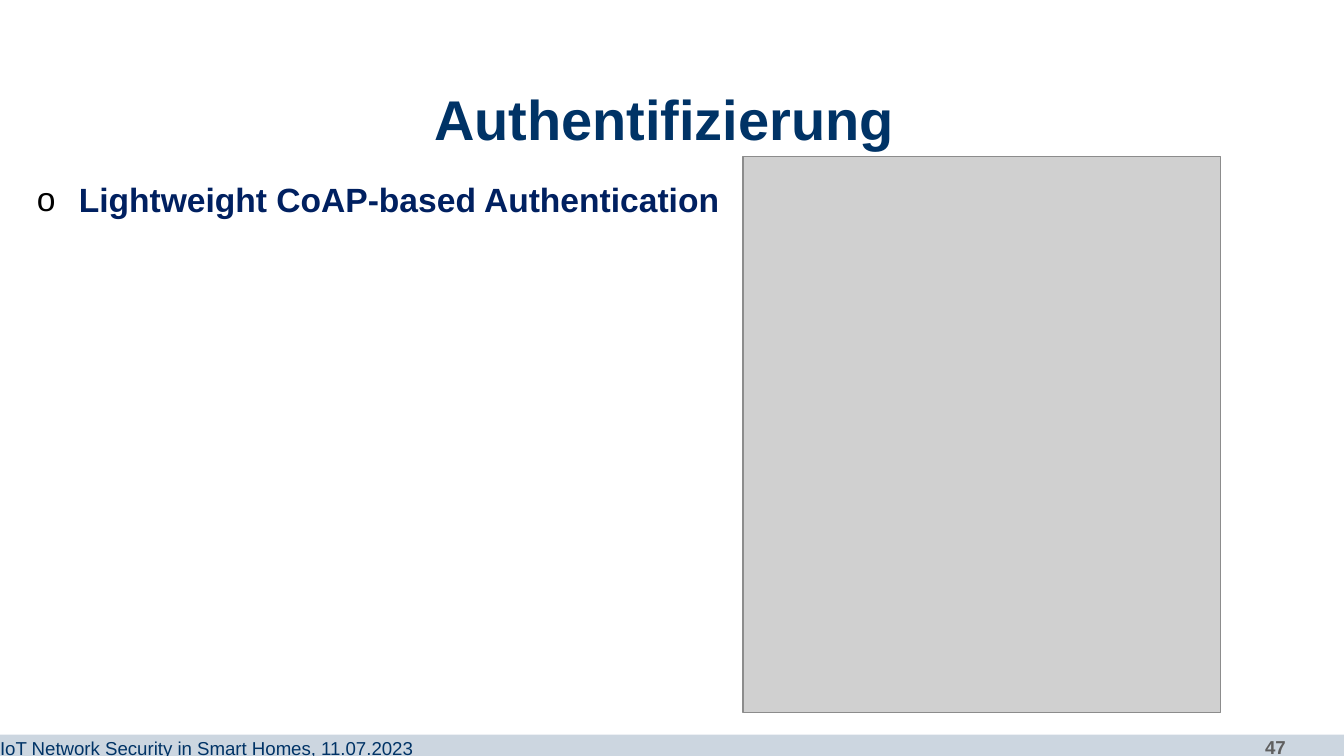
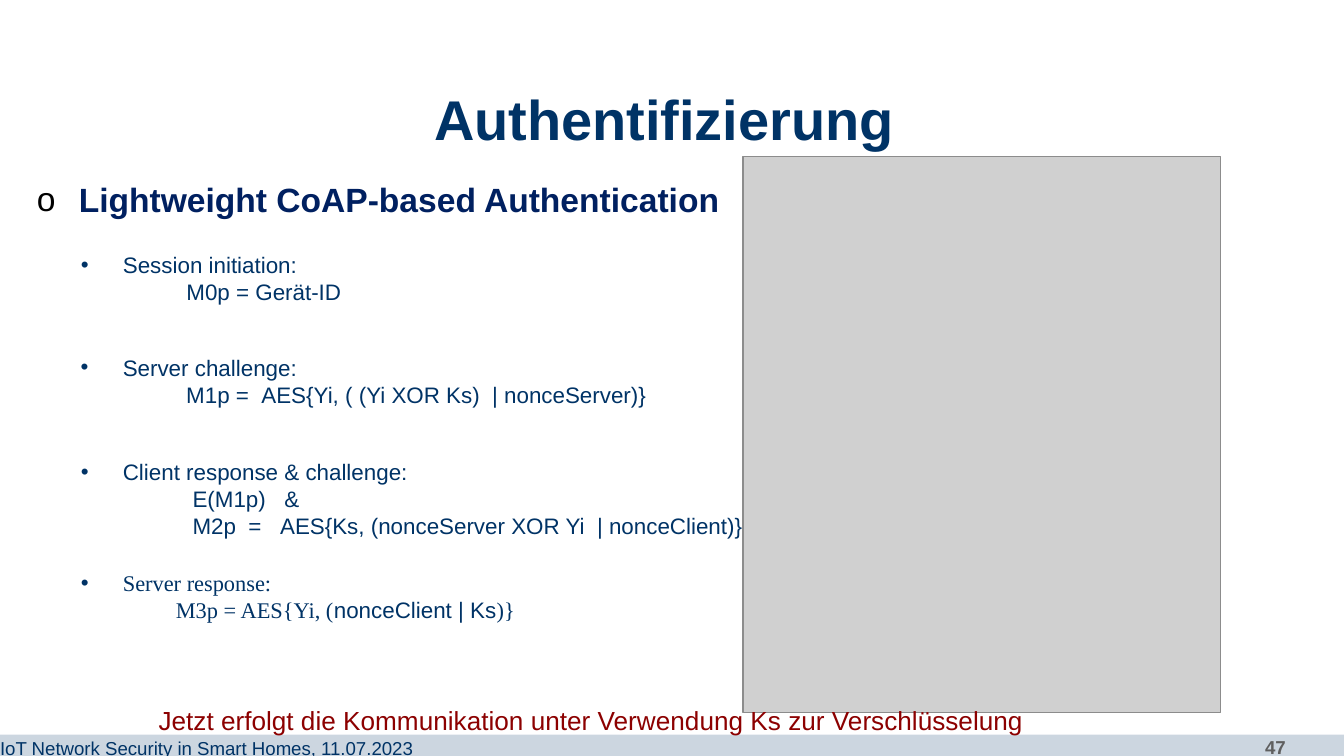
Before and after one commit to aimanalhazmi/IoT_Network_Security, a slide deck: slide 47 of Abschlusspräsentation/IoT_Network_Security.pptx. Drawn at 1344x756 pixels with LibreOffice and Linux fonts; fonts in the diff are those of the drawing; grey boxes stand for pictures; background and template pictures are left out. Boxes give left, top, right and bottom in pixels: in the first picture for what was removed or moved away, otherwise in the second. Text is boxed around its words. In the diff, an @@ line names an element or a change of style, - is before the commit and + after.

```diff
--- a/Abschlusspräsentation/IoT_Network_Security.pptx
+++ b/Abschlusspräsentation/IoT_Network_Security.pptx
@@ text added at <box>123,256,341,305</box>, 12 pt, text #003366 @@
+• Session initiation:
+M0p = Gerät-ID
@@ text added at <box>123,359,646,408</box>, 12 pt, text #003366 @@
+• Server challenge:
+M1p = AES{Yi, ( (Yi XOR Ks) | nonceServer)}
@@ text added at <box>123,463,742,539</box>, 12 pt, text #003366 @@
+• Client response & challenge:
+E(M1p) &
+M2p = AES{Ks, (nonceServer XOR Yi | nonceClient)}
@@ text added at <box>123,576,515,623</box>, 12 pt, text #003366 @@
+• Server response:
+M3p = AES{Yi, (nonceClient | Ks)}
@@ text added at <box>159,709,1023,736</box>, 14 pt, text #8C0000 @@
+Jetzt erfolgt die Kommunikation unter Verwendung Ks zur Verschlüsselung
```
Also in this commit, not shown: 1 other slide changed, 5 other files.
